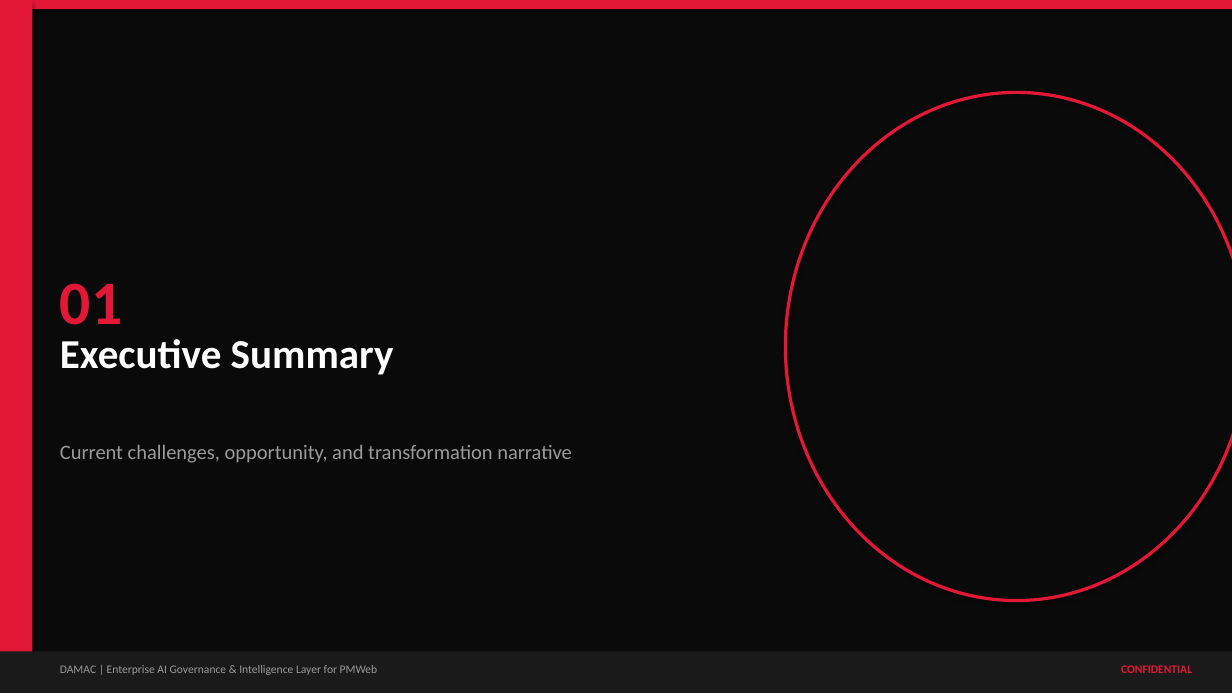
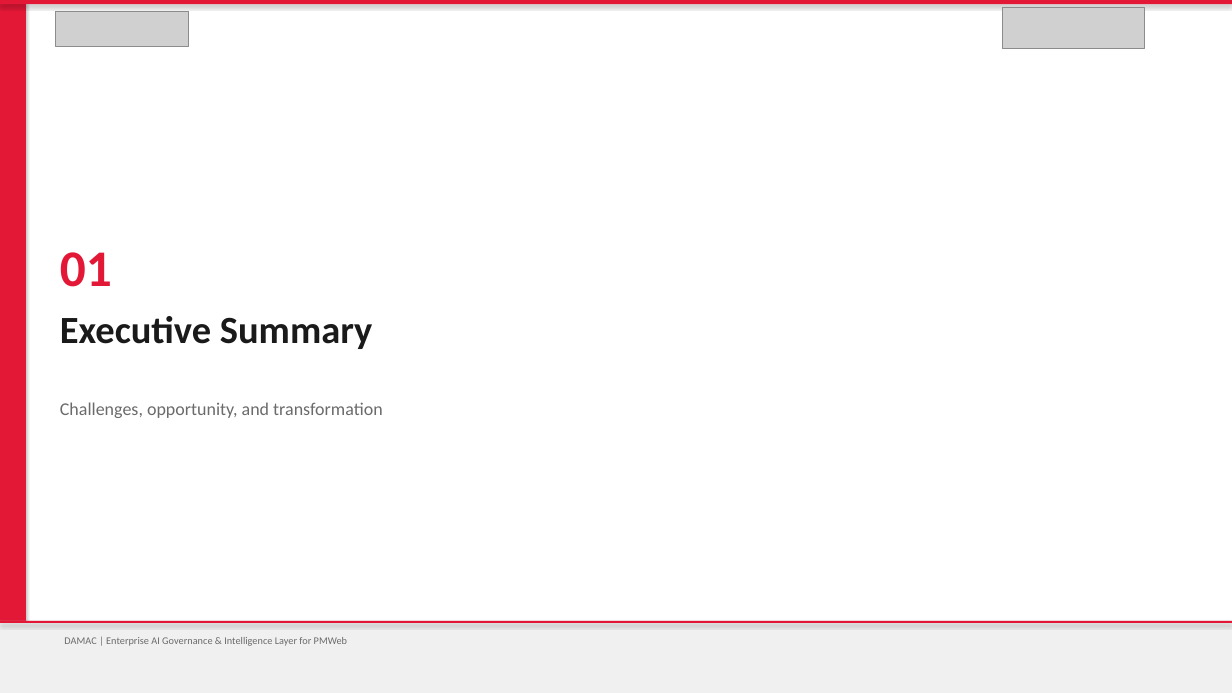
Before and after one commit to vishnushankar9024/procurehubibi, a slide deck: slide 3 of output/DAMAC_PMWeb_AI_Governance_Intelligence_Layer.pptx. Drawn at 1232x693 pixels with LibreOffice and Linux fonts; fonts in the diff are those of the drawing; grey boxes stand for pictures. Boxes give left, top, right and bottom in pixels: in the first picture for what was removed or moved away, otherwise in the second. Text is boxed around its words. In the diff, an @@ line names an element or a change of style, - is before the commit and + after.

```diff
--- a/output/DAMAC_PMWeb_AI_Governance_Intelligence_Layer.pptx
+++ b/output/DAMAC_PMWeb_AI_Governance_Intelligence_Layer.pptx
@@ background #0A0A0A to #FFFFFF @@
@@ rectangle: place and size @@
-rectangle at bbox=[0, 0, 32, 693]
+rectangle at bbox=[0, 0, 26, 693]
@@ rectangle: place and size @@
-rectangle at bbox=[0, 0, 1232, 9]
+rectangle at bbox=[0, 0, 1232, 4]
@@ picture added at bbox=[55, 11, 189, 46] @@
@@ picture added at bbox=[1003, 7, 1145, 48] @@
@@ ellipse removed at bbox=[786, 92, 1232, 601] @@
@@ text "01": place and size @@
-text "01" at bbox=[60, 283, 122, 325]
+text "01" at bbox=[60, 252, 112, 287]
@@ text "01" at bbox=[60, 252, 112, 287]: size 48 to 40 pt @@
@@ text "Executive Summary": place and size @@
-text "Executive Summary" at bbox=[60, 339, 394, 375]
+text "Executive Summary" at bbox=[60, 316, 372, 349]
@@ text "Executive Summary" at bbox=[60, 316, 372, 349]: size 32 to 30 pt, text colour #FFFFFF to #1A1A1A @@
@@ text at bbox=[60, 402, 383, 418]: text changed; size 16 to 14 pt; text colour #9A9A9A to #6B6B6B @@
-Current challenges, opportunity, and transformation narrative
+Challenges, opportunity, and transformation
@@ rectangle: place and size @@
-rectangle at bbox=[0, 652, 1232, 693]
+rectangle at bbox=[0, 621, 1232, 693]
@@ rectangle at bbox=[0, 621, 1232, 693]: fill #1A1A1A to #F0F0F0 @@
@@ rectangle added at bbox=[0, 621, 1232, 623], fill #E31837 @@
@@ text "DAMAC | Enterprise AI Governance ...": place and size @@
-text "DAMAC | Enterprise AI Governance ..." at bbox=[60, 665, 378, 675]
+text "DAMAC | Enterprise AI Governance ..." at bbox=[64, 637, 347, 646]
@@ text "DAMAC | Enterprise AI Governance ..." at bbox=[64, 637, 347, 646]: size 9 to 8 pt, text colour #9A9A9A to #6B6B6B @@
@@ text removed at bbox=[1121, 665, 1192, 673] @@
-CONFIDENTIAL
```
Also in this commit, not shown: 33 other slides changed, 1 slide added, 1 slide removed, 5 other files.
